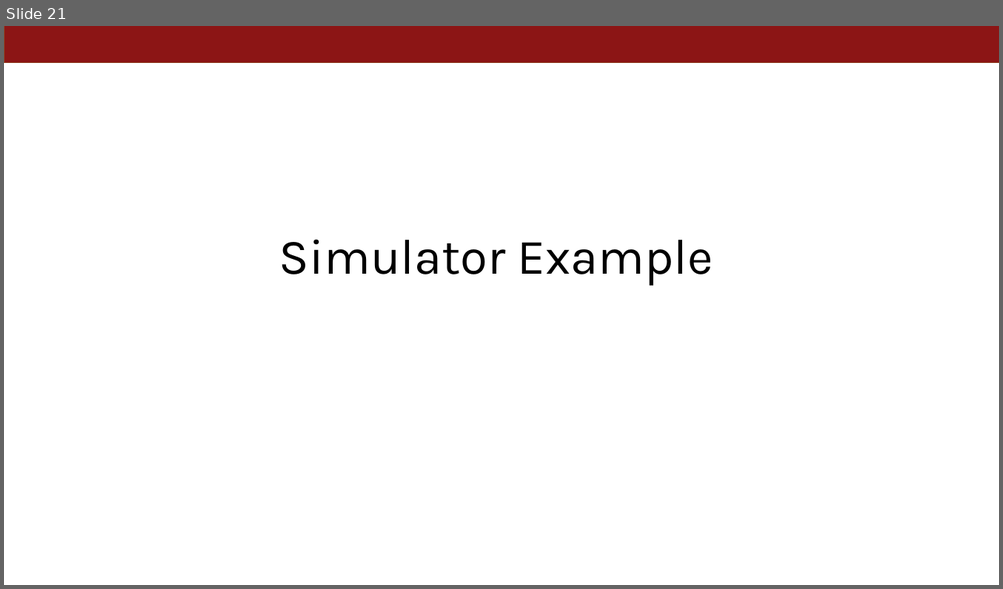
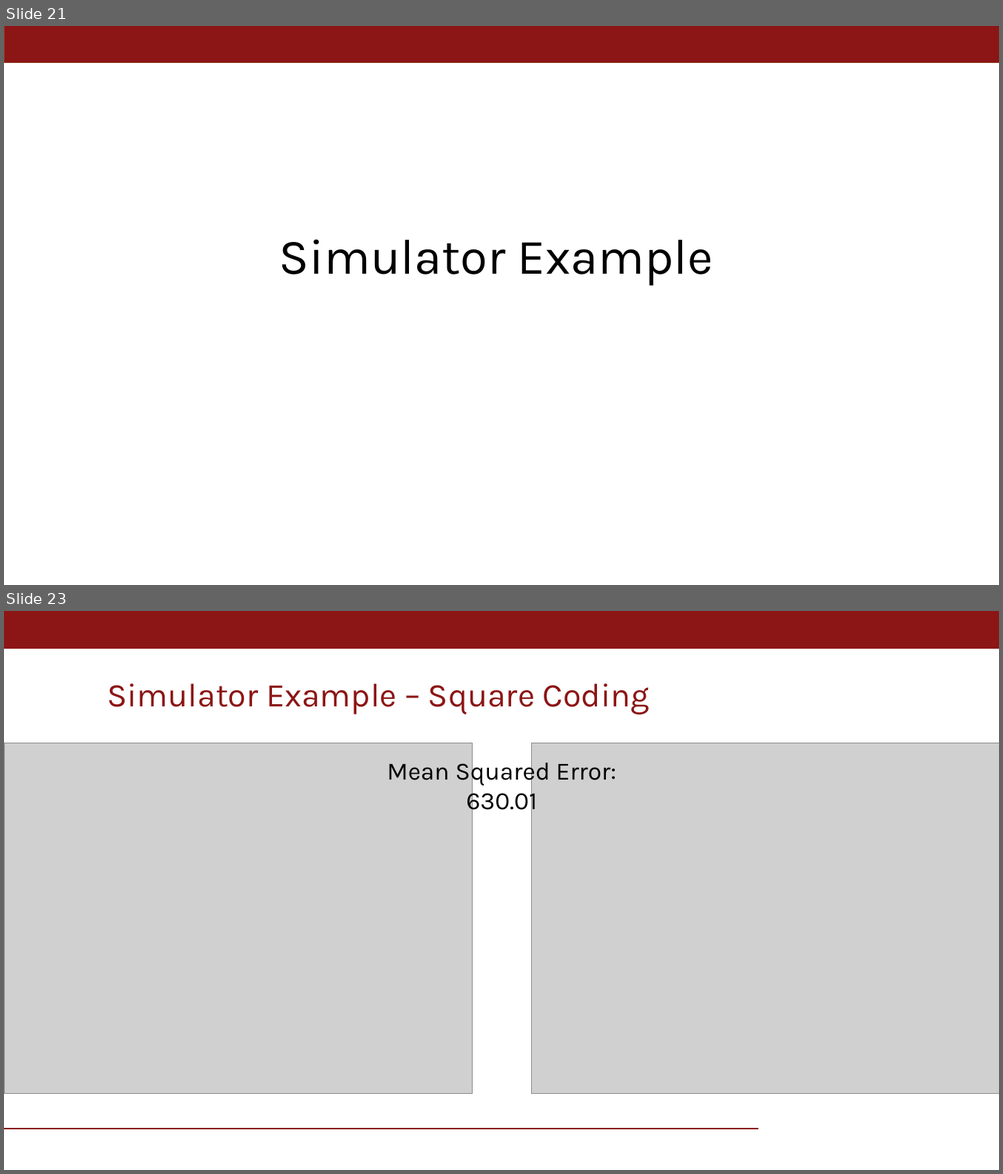
Before and after one commit to nsgaudio/ToF-Coding-Function-Optimization, a slide deck: CS231N_project_v2.pptx. Shown one above the other, each under a label of ours: slide 21 before the commit, slides 21 and 23 after it; the slides between them are not shown. The pictures are 1003x589 and 1003x1174 pixels, drawn with LibreOffice and Linux fonts; fonts in the diff are those of the drawing; grey boxes stand for pictures; background and template pictures are left out. Boxes give left, top, right and bottom in pixels: in the first picture for what was removed or moved away, otherwise in the second. Text is boxed around its words. In the diff, an @@ line names an element or a change of style, - is before the commit and + after.

```diff
--- a/CS231N_project_v2.pptx
+++ b/CS231N_project_v2.pptx
@@ slide 23 added at [4, 611, 999, 1170], background #FFFFFF @@
@@ rectangle added at [4, 611, 999, 649], fill #8C1515, outline #8C1515 0.75 pt @@
@@ title added at [107, 684, 649, 715], 24 pt, text #8C1515 @@
+Simulator Example – Square Coding
@@ picture added at [4, 743, 472, 1094] @@
@@ picture added at [531, 743, 999, 1094] @@
@@ text added at [387, 758, 616, 816], 18 pt, text #000000 @@
+Mean Squared Error: 630.01
@@ line added from (4, 1129) to (758, 1129), #8C1515 1.1 pt @@
```
Also in this commit, not shown: 2 slides changed, 1 other slide added, 1 slide removed, 4 other files.
